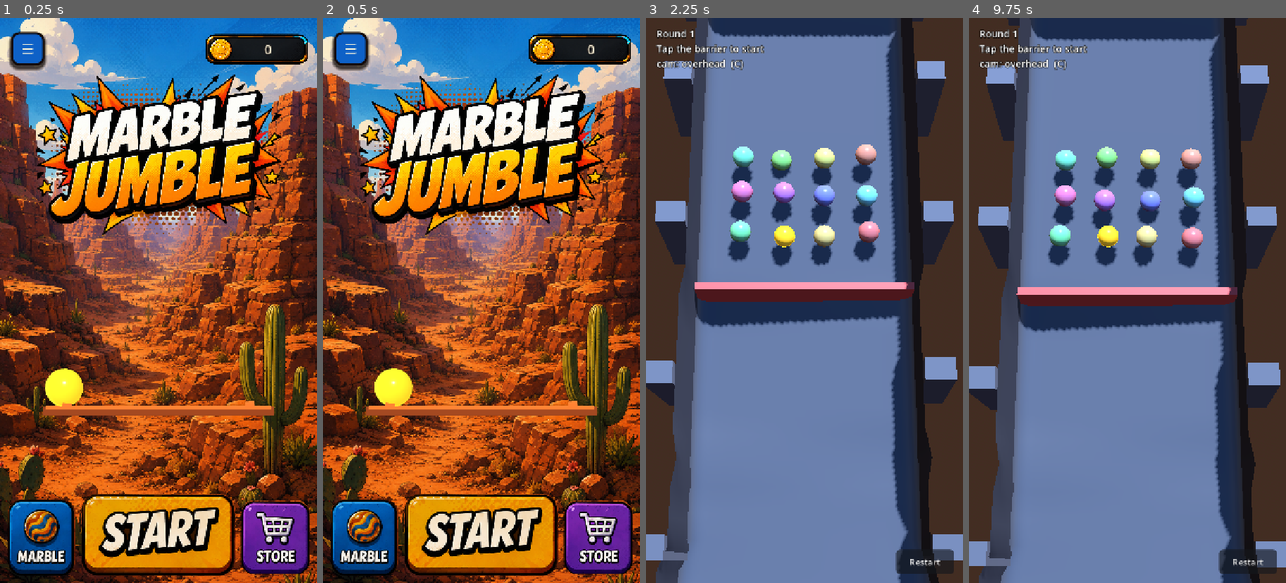
Above: before the commit, frames 1-4 (left to right).
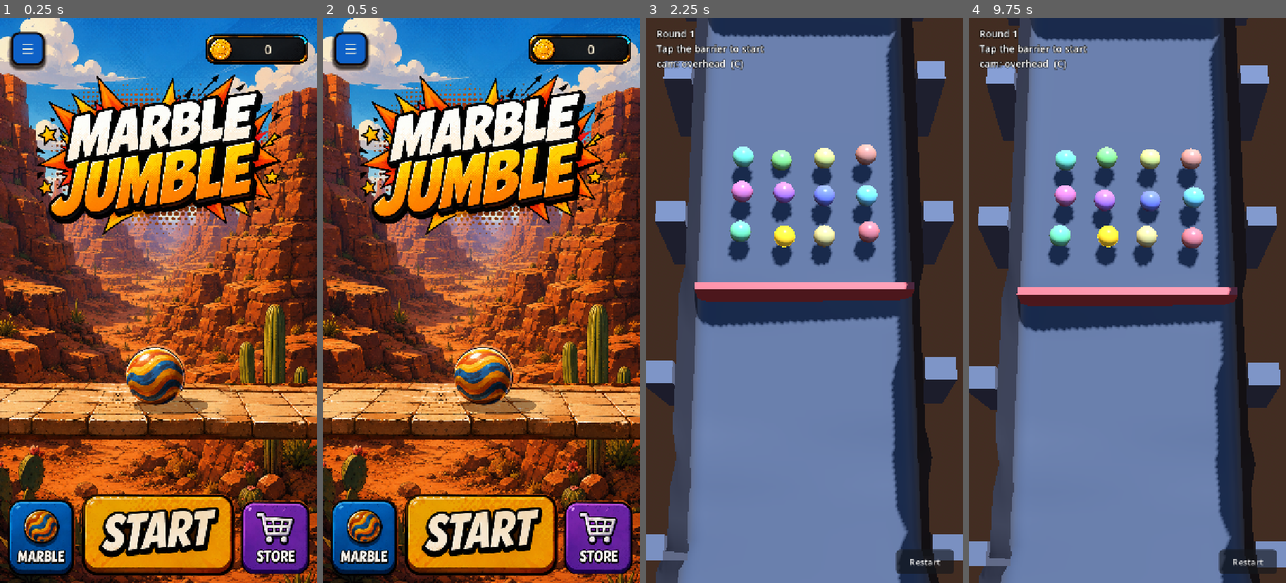
Above: after the commit, the same moments.

Repository: Arjan-N/marble-jumble
Game: Godot game, scene res://scenes/home.tscn
Two runs of this game, one before a commit and one after it. Both use one fixed random seed, a clock stepped at 60 frames per second and the inputs below.
Inputs (mouse positions are in pixels of both pictures, inside the frame that each line leads up to):
- Up to frame 1 (0.25 s): no input
- Up to frame 2 (0.5 s): no input
- Up to frame 3 (2.25 s): click (804, 532) at 0.5 s; click "Restart" at 1.25 s; click "Restart" at 2 s
- Up to frame 4 (9.75 s): click "Restart" at 2.75 s; tap Enter at 3.5 s; move the mouse to (1197, 272) at 3.52 s; tap R every 1.5 s from 3.6 to 9.6 s; click (1197, 272) at 3.67 s; drag from (1064, 328) to (1111, 413) at 4.27 s; move the mouse to (1159, 176) at 5.02 s; click (1159, 176) at 5.17 s; drag from (1111, 413) to (1032, 215) at 5.77 s; move the mouse to (1222, 385) at 6.52 s; click (1222, 385) at 6.67 s; drag from (1032, 215) to (1079, 159) at 7.27 s; move the mouse to (1143, 300) at 8.02 s; click (1143, 300) at 8.17 s; drag from (1079, 159) to (1064, 328) at 8.77 s; move the mouse to (1197, 272) at 9.52 s; click (1197, 272) at 9.67 s

The runs differ from the first frame. In frame 1, 10% of the frame differs, in the area x 0-100%, y 57-75%; in frame 2, 10%; in frame 3, less than 0.1%; in frame 4, less than 0.1%.

Commit message:
Replace home marble and play surface
The green sphere and the thin orange rail on Home were placeholders. Both are
now the artwork from the home mock-up.

Neither piece existed as a standalone asset — the only marble artwork in the
repository was the one baked into the MARBLE nav button, at a third of the
resolution — so tools/extract_home_art.gd cuts them out of
docs/ui-reference/home.png, the same route home_background.png took. The
mock-up bakes the marble and its cast shadow onto the platform, so the strip
is repaired by reflecting the clean stone beside it back across the gap.

The mock-up shares the project's 9:16 aspect, so its own pixel measurements
carry straight over as fractions of the screen: the platform spans the full
width across the lower middle, the marble rests roughly centred on it, and the
nav row keeps a clear gap below.

Only the presentation changed. Marble, the RigidBody3D the race actually
simulates, is untouched, and Home no longer instantiates one just to borrow its
material. HomeMarble is a sprite the equipped skin selects, so customisation
stays a lookup rather than reaching into the marble itself.

Co-Authored-By: Claude Opus 5 <noreply@anthropic.com>

Diff:
--- a/scripts/ui/home_marble.gd
+++ b/scripts/ui/home_marble.gd
@@ -1,64 +1,129 @@
 class_name HomeMarble
 extends Node2D
 
-## The home screen's hero: a single marble rolling across the foreground strip,
-## purely for presentation — no physics body, no relation to `Marble`. Drawn
-## the same procedural way as `ComicPopup` and `SoundSynth`, since Phase 0 has
-## no art pipeline to add a sprite through (see UI_VISUAL_REFERENCES.md, Home).
+## The home screen's hero marble: the player's own marble, presented.
+##
+## This node is the *visual representation* only. It carries no physics and no
+## race behaviour — the simulation marble is `Marble` (a `RigidBody3D`), which
+## this screen never instantiates and never modifies. Keeping the two apart is
+## what lets the marble be customised: a skin picks what is drawn here and the
+## colour handed to `Marble`, and nothing else.
+##
+## The artwork is `marble_player.png`, cut from the home mock-up by
+## `tools/extract_home_art.gd`. It is a painted, glossy, striped ball, so it is
+## drawn as a sprite rather than rebuilt from primitives.
 ##
 ## Rotation is tied to horizontal speed (angle = distance / radius) rather than
 ## a fixed spin rate, so it reads as rolling rather than just spinning in
 ## place — the same physical honesty the race itself insists on.
 
-const RADIUS := 34.0
-const SPEED := 70.0 ## px/s across the design-space (720-wide) track.
+const DEFAULT_TEXTURE := preload("res://assets/ui/marble_player.png")
 
-var _colour: Color
-var _track_left: float
-var _track_right: float
+## One painted marble per skin id. Only the default marble has been painted so
+## far — `PlayerProfile.SKINS` still describes the rest as flat colours, which
+## is a placeholder economy, not art — so every skin falls back to it. A new
+## skin drops in as `id: preload(...)` and needs no other change here.
+##
+## Multiplying the painted artwork by a flat skin colour was tried and dropped:
+## it turns the stripes and the gloss into a single muddy wash, which is the
+## look this artwork replaced.
+const SKIN_TEXTURES := {
+	0: DEFAULT_TEXTURE,
+}
+
+## The painted ball's radius as a fraction of the texture's half-width. The cut
+## leaves a few pixels of transparent padding so the dark outline is never
+## clipped; the shadow and the roll both need the ball, not the padding.
+const BALL_FRACTION := 178.0 / 187.0
+
+const SPEED := 46.0 ## px/s across the design-space (720-wide) surface.
+
+var _radius := 68.0
+var _left := 0.0
+var _right := 0.0
+var _sprite: Sprite2D
 var _distance := 0.0
-## The marble's own spin, kept separate from the node's `rotation` — the node
+## Where the roll started, so the marble faces the way the mock-up paints it
+## when it is at rest rather than at some arbitrary angle.
+var _rest_distance := 0.0
+## The ball's own spin, kept separate from the node's `rotation` — the node
 ## only moves horizontally, and spinning it would carry the flat ground shadow
 ## around with it.
 var _spin := 0.0
 
 
-static func create(colour: Color, track_left: float, track_right: float) -> HomeMarble:
+static func create(radius: float, skin_id: int) -> HomeMarble:
 	var marble := HomeMarble.new()
-	marble._colour = colour
-	marble._track_left = track_left
-	marble._track_right = track_right
+	marble._radius = radius
+	marble._build()
+	marble.set_skin(skin_id)
 	return marble
 
 
-## Called when the screen resizes, since the track spans its width.
-func set_track(track_left: float, track_right: float) -> void:
-	_track_left = track_left
-	_track_right = track_right
+func _build() -> void:
+	_sprite = Sprite2D.new()
+	_sprite.texture = DEFAULT_TEXTURE
+	_sprite.texture_filter = CanvasItem.TEXTURE_FILTER_LINEAR
+	add_child(_sprite)
+	set_radius(_radius)
+
+
+## Re-scales the sprite to a new on-screen radius (the viewport is stretched
+## to the device, so this changes with the screen). The sprite is scaled from
+## the painted ball rather than the padded texture, so `_radius` is always the
+## radius of what is actually on screen.
+func set_radius(radius: float) -> void:
+	_radius = radius
+	var painted := (_sprite.texture.get_width() * 0.5) * BALL_FRACTION
+	_sprite.scale = Vector2.ONE * (radius / painted)
+	queue_redraw()
+
+
+## Called when the screen resizes, since the surface spans its width.
+func set_travel(left: float, right: float) -> void:
+	_left = left
+	_right = right
+
+
+## Places the marble where the mock-up rests it — roughly centred on the play
+## surface — and starts the roll from there rather than from one end.
+func rest_at(x: float) -> void:
+	_distance = clampf(x, _left, _right) - _left
+	_rest_distance = _distance
+	position.x = _left + _distance
+
+
+## Shows the artwork the equipped skin is painted as.
+func set_skin(skin_id: int) -> void:
+	_sprite.texture = SKIN_TEXTURES.get(skin_id, DEFAULT_TEXTURE)
+	set_radius(_radius)
 
 
 func _process(delta: float) -> void:
+	var span := _right - _left
+	if span <= 0.0:
+		return
 	_distance += SPEED * delta
-	var span := _track_right - _track_left
-	var x := _track_left + fmod(_distance, span)
-	position.x = x
-	_spin = -_distance / RADIUS
+	# A triangle wave, so the marble rolls back rather than jumping to the far
+	# end when it runs out of surface.
+	var swept := fmod(_distance, span * 2.0)
+	var offset := swept if swept <= span else span * 2.0 - swept
+	position.x = _left + offset
+	# Measured from the resting spot, so the painted gloss sits where the
+	# mock-up puts it when the marble is where the mock-up puts it.
+	_spin = (offset - _rest_distance) / _radius
+	_sprite.rotation = _spin
 	queue_redraw()
 
 
 func _draw() -> void:
-	# Contact shadow, flat on the ground — drawn with no rotation applied.
+	# Contact shadow, flat on the surface and thrown to the right by the same
+	# low sun the mock-up's artwork is lit by. Drawn here rather than baked into
+	# the play surface so it travels with the marble.
 	# CanvasItem's own draw_ellipse takes a centre and two radii, not a Rect2.
-	var shadow_centre := Vector2(0.0, RADIUS * 0.9)
-	draw_ellipse(shadow_centre, RADIUS * 0.9, RADIUS * 0.25, Color(0.0, 0.0, 0.0, 0.28))
-
-	draw_circle(Vector2.ZERO, RADIUS, _colour)
-	# Thick dark rim, per the shared comic-book visual language (thick outlines,
-	# strong silhouettes) rather than a soft anti-aliased edge.
-	draw_arc(Vector2.ZERO, RADIUS - 1.5, 0.0, TAU, 48, Color(0.05, 0.04, 0.05), 3.0, true)
-
-	# A single bright highlight, orbiting with the marble's own spin, so the
-	# roll — and the customisation the design doc asks be "immediately
-	# apparent" — actually reads at a glance rather than as a flat disc.
-	var highlight_offset := Vector2(-RADIUS * 0.35, -RADIUS * 0.4).rotated(_spin)
-	draw_circle(highlight_offset, RADIUS * 0.28, Color(1.0, 1.0, 1.0, 0.55))
+	draw_ellipse(
+		Vector2(_radius * 0.50, _radius * 1.02),
+		_radius * 1.25,
+		_radius * 0.30,
+		Color(0.13, 0.05, 0.02, 0.40)
+	)
--- a/scripts/ui/home_marble_3d.gd
+++ /dev/null
@@ -1,163 +0,0 @@
-class_name HomeMarble3D
-extends Node3D
-
-## Home-only presentation layer for the player's marble.
-## The visual mesh/material is sourced from the same Marble implementation used
-## by the race; Home never changes the race physics or camera.
-
-const RACE_RADIUS := 0.45
-const DISPLAY_SCALE := 1.72
-const DISPLAY_RADIUS := RACE_RADIUS * DISPLAY_SCALE
-const TRACK_Y := 0.0
-const MARBLE_Y := DISPLAY_RADIUS + 0.035
-const TRACK_LEFT := -3.85
-const TRACK_RIGHT := 3.85
-const CRUISE_SPEED := 1.15
-const ACCELERATION := 2.8
-const END_BRAKE_DISTANCE := 1.0
-
-var _marble_visual: MeshInstance3D
-var _marble_material: StandardMaterial3D
-var _shadow: MeshInstance3D
-var _velocity := 0.0
-var _direction := 1.0
-var _phase := 0.0
-
-static func create(colour: Color) -> HomeMarble3D:
-	var root := HomeMarble3D.new()
-	root._build(colour)
-	return root
-
-func _ready() -> void:
-	if _marble_visual == null:
-		_build(Color(0.95, 0.35, 0.12))
-
-func _build(colour: Color) -> void:
-	_build_track()
-	_build_player_marble(colour)
-	_build_shadow()
-
-func _build_track() -> void:
-	# A shallow chunky foreground platform. The Canyon artwork remains the main
-	# environment; this simply gives the marble a physical place to roll.
-	var base := MeshInstance3D.new()
-	var base_mesh := BoxMesh.new()
-	base_mesh.size = Vector3(9.25, 0.24, 1.55)
-	base.mesh = base_mesh
-	var base_mat := StandardMaterial3D.new()
-	base_mat.albedo_color = Color("#7c3d1e")
-	base_mat.roughness = 0.92
-	base.material_override = base_mat
-	base.position = Vector3(0.0, TRACK_Y - 0.12, 0.0)
-	add_child(base)
-
-	var top := MeshInstance3D.new()
-	var top_mesh := BoxMesh.new()
-	top_mesh.size = Vector3(9.0, 0.10, 1.25)
-	top.mesh = top_mesh
-	var top_mat := StandardMaterial3D.new()
-	top_mat.albedo_color = Color("#c87536")
-	top_mat.roughness = 0.88
-	top.material_override = top_mat
-	top.position = Vector3(0.0, TRACK_Y + 0.02, 0.0)
-	add_child(top)
-
-	# Tiny lifted lips make the ends read as a physical U-like turnaround while
-	# remaining cheap enough for low-end Android.
-	for x in [TRACK_LEFT + 0.20, TRACK_RIGHT - 0.20]:
-		var lip := MeshInstance3D.new()
-		var lip_mesh := BoxMesh.new()
-		lip_mesh.size = Vector3(0.38, 0.22, 1.18)
-		lip.mesh = lip_mesh
-		lip.position = Vector3(x, TRACK_Y + 0.13, 0.0)
-		lip.rotation.z = 0.10 * (-_direction if x < 0.0 else _direction)
-		lip.material_override = top_mat
-		add_child(lip)
-
-func _build_player_marble(colour: Color) -> void:
-	# Reuse the actual race Marble material construction rather than maintaining
-	# a second home-specific look. A temporary race marble is used only to obtain
-	# its authored mesh/material; no physics body is kept alive on Home.
-	var source := Marble.create(0, MarbleTuning.new(), colour, true, "Home")
-	for child in source.get_children():
-		if child is MeshInstance3D:
-			var mesh := child as MeshInstance3D
-			if mesh.mesh is SphereMesh:
-				_marble_visual = MeshInstance3D.new()
-				_marble_visual.mesh = mesh.mesh
-				_marble_material = mesh.get_active_material(0)
-				if _marble_material != null:
-					_marble_material = _marble_material.duplicate()
-				_marble_visual.material_override = _marble_material
-				break
-	source.queue_free()
-
-	if _marble_visual == null:
-		_marble_visual = MeshInstance3D.new()
-		var fallback := SphereMesh.new()
-		fallback.radius = RACE_RADIUS
-		fallback.height = RACE_RADIUS * 2.0
-		fallback.radial_segments = 20
-		fallback.rings = 10
-		_marble_visual.mesh = fallback
-		_marble_material = StandardMaterial3D.new()
-		_marble_material.albedo_color = colour
-		_marble_material.roughness = 0.25
-		_marble_material.rim_enabled = true
-		_marble_material.rim = 0.9
-		_marble_material.rim_tint = 0.35
-		_marble_visual.material_override = _marble_material
-
-	_marble_visual.scale = Vector3.ONE * DISPLAY_SCALE
-	_marble_visual.position = Vector3(TRACK_LEFT, MARBLE_Y, 0.0)
-	add_child(_marble_visual)
-
-func _build_shadow() -> void:
-	_shadow = MeshInstance3D.new()
-	var shadow_mesh := QuadMesh.new()
-	shadow_mesh.size = Vector2(1.65, 0.50)
-	_shadow.mesh = shadow_mesh
-	var shadow_mat := StandardMaterial3D.new()
-	shadow_mat.shading_mode = BaseMaterial3D.SHADING_MODE_UNSHADED
-	shadow_mat.transparency = BaseMaterial3D.TRANSPARENCY_ALPHA
-	shadow_mat.albedo_color = Color(0.08, 0.025, 0.01, 0.30)
-	_shadow.material_override = shadow_mat
-	_shadow.position = Vector3(TRACK_LEFT, TRACK_Y + 0.045, 0.38)
-	_shadow.rotation_degrees = Vector3(-90.0, 0.0, 0.0)
-	add_child(_shadow)
-
-func set_colour(colour: Color) -> void:
-	if _marble_material != null:
-		_marble_material.albedo_color = colour
-
-func _process(delta: float) -> void:
-	if _marble_visual == null:
-		return
-
-	# Smoothly accelerate and brake near each end instead of hitting a hard
-	# position clamp. The slight vertical lift at the ends sells the turnaround.
-	var distance_to_end := (TRACK_RIGHT - _marble_visual.position.x) if _direction > 0.0 else (_marble_visual.position.x - TRACK_LEFT)
-	var target_speed := CRUISE_SPEED
-	if distance_to_end < END_BRAKE_DISTANCE:
-		target_speed *= smoothstep(0.0, END_BRAKE_DISTANCE, distance_to_end)
-
-	_velocity = move_toward(_velocity, target_speed * _direction, ACCELERATION * delta)
-	_marble_visual.position.x += _velocity * delta
-
-	if _marble_visual.position.x >= TRACK_RIGHT:
-		_marble_visual.position.x = TRACK_RIGHT
-		_direction = -1.0
-		_velocity = 0.0
-	elif _marble_visual.position.x <= TRACK_LEFT:
-		_marble_visual.position.x = TRACK_LEFT
-		_direction = 1.0
-		_velocity = 0.0
-
-	_phase += delta * 2.2
-	var end_factor := clampf(1.0 - distance_to_end / END_BRAKE_DISTANCE, 0.0, 1.0)
-	_marble_visual.position.y = MARBLE_Y + sin(_phase) * 0.018 + end_factor * 0.035
-	_marble_visual.rotate_z(-(_velocity * delta) / DISPLAY_RADIUS)
-
-	if _shadow != null:
-		_shadow.position.x = _marble_visual.position.x
-		_shadow.scale.x = 1.0 + end_factor * 0.10
--- /dev/null
+++ b/scripts/ui/home_play_surface.gd
@@ -0,0 +1,37 @@
+class_name HomePlaySurface
+extends TextureRect
+
+## The illustrated stone platform the home marble sits on.
+##
+## `play_surface.png` is cut from the home mock-up by
+## `tools/extract_home_art.gd` — see that script for why the artwork comes from
+## there. The mock-up and the project viewport share a 9:16 aspect, so the strip
+## spans the full screen width at the same proportions it was painted at and
+## needs no tiling or nine-patch.
+
+const SURFACE_TEXTURE := preload("res://assets/ui/play_surface.png")
+
+## Where the strip sat in the mock-up's 3344px-tall frame, as a fraction of the
+## screen. Everything else on this screen — the marble's resting height, the gap
+## to the nav row — is measured off these two numbers.
+const TOP := 2160.0 / 3344.0
+const BOTTOM := 2495.0 / 3344.0
+
+
+func _ready() -> void:
+	texture = SURFACE_TEXTURE
+	anchor_left = 0.0
+	anchor_right = 1.0
+	anchor_top = TOP
+	anchor_bottom = BOTTOM
+	offset_left = 0.0
+	offset_right = 0.0
+	offset_top = 0.0
+	offset_bottom = 0.0
+	# The strip's own aspect matches the box these anchors describe to within a
+	# pixel, so scaling to fill costs no visible distortion and guarantees the
+	# platform reaches both screen edges however the viewport is stretched.
+	expand_mode = TextureRect.EXPAND_IGNORE_SIZE
+	stretch_mode = TextureRect.STRETCH_SCALE
+	texture_filter = CanvasItem.TEXTURE_FILTER_LINEAR
+	mouse_filter = Control.MOUSE_FILTER_IGNORE
--- a/scripts/ui/home_screen.gd
+++ b/scripts/ui/home_screen.gd
@@ -10,14 +10,26 @@
 const STORE_BUTTON_TEXTURE := preload("res://assets/ui/buttons/store_button.png")
 const ICON_SCRIPT := preload("res://scripts/ui/home_icon.gd")
 
+# The play area is laid out from the mock-up (docs/ui-reference/home.png,
+# 1882x3344 — the same 9:16 as this viewport), so these are that image's own
+# measurements expressed as fractions of the screen.
+const MARBLE_RADIUS_FRACTION := 178.0 / 1882.0
+const MARBLE_CENTRE_Y_FRACTION := 2113.0 / 3344.0
+const MARBLE_REST_X_FRACTION := 896.0 / 1882.0
+## How far either side of its resting spot the marble rolls. The mock-up is a
+## still; the marble itself has always moved, and this keeps it doing so
+## without ever leaving the platform.
+const MARBLE_TRAVEL_FRACTION := 0.26
+const MARBLE_EDGE_MARGIN := 14.0
+
 const CREAM := Color(1.0, 0.965, 0.86)
 const INK := Color(0.075, 0.032, 0.018)
 const BLUE := Color(0.055, 0.38, 0.78)
 const TOAST_SECONDS := 1.6
 
 var _backdrop: HomeBackdrop
-var _marble_view: SubViewportContainer
-var _marble_root: HomeMarble3D
+var _play_surface: HomePlaySurface
+var _marble: HomeMarble
 var _toast: Label
 var _toast_left := 0.0
 var _coins_label: Label
@@ -29,7 +41,7 @@
 	_build_backdrop()
 	_build_top_bar()
 	_build_logo()
-	_build_marble_view()
+	_build_play_area()
 	_build_toast()
 	_build_nav()
 
@@ -110,50 +122,36 @@
 	logo.mouse_filter = Control.MOUSE_FILTER_IGNORE
 	add_child(logo)
 
-func _build_marble_view() -> void:
-	_marble_view = SubViewportContainer.new()
-	_marble_view.anchor_left = 0.035
-	_marble_view.anchor_right = 0.965
-	_marble_view.anchor_top = 0.535
-	_marble_view.anchor_bottom = 0.775
-	_marble_view.mouse_filter = Control.MOUSE_FILTER_IGNORE
-	_marble_view.stretch = true
-	add_child(_marble_view)
-
-	var viewport := SubViewport.new()
-	viewport.transparent_bg = true
-	viewport.handle_input_locally = false
-	viewport.render_target_update_mode = SubViewport.UPDATE_ALWAYS
-	viewport.msaa_3d = Viewport.MSAA_2X
-	_marble_view.add_child(viewport)
-
-	var world := Node3D.new()
-	viewport.add_child(world)
-	var environment := WorldEnvironment.new()
-	var env := Environment.new()
-	env.background_mode = Environment.BG_COLOR
-	env.background_color = Color(0, 0, 0, 0)
-	env.ambient_light_source = Environment.AMBIENT_SOURCE_COLOR
-	env.ambient_light_color = Color(1.0, 0.78, 0.58)
-	env.ambient_light_energy = 0.72
-	environment.environment = env
-	world.add_child(environment)
-
-	var light := DirectionalLight3D.new()
-	light.rotation_degrees = Vector3(-32.0, -25.0, 0.0)
-	light.light_color = Color(1.0, 0.88, 0.72)
-	light.light_energy = 1.35
-	world.add_child(light)
-
-	var camera := Camera3D.new()
-	camera.projection = Camera3D.PROJECTION_ORTHOGONAL
-	camera.size = 5.4
-	camera.position = Vector3(0.0, 1.55, 10.0)
-	camera.look_at_from_position(camera.position, Vector3(0.0, 0.80, 0.0), Vector3.UP)
-	world.add_child(camera)
-	_marble_root = HomeMarble3D.create(PlayerProfile.equipped_colour())
-	world.add_child(_marble_root)
-
+func _build_play_area() -> void:
+	# The mock-up's play area, in the mock-up's own proportions: an illustrated
+	# stone platform across the lower middle of the screen with the player's
+	# marble resting on it. Both pieces of artwork and every number below come
+	# from `docs/ui-reference/home.png`, which shares this viewport's 9:16
+	# aspect, so the composition transfers directly.
+	_play_surface = HomePlaySurface.new()
+	add_child(_play_surface)
+
+	_marble = HomeMarble.create(size.x * MARBLE_RADIUS_FRACTION, PlayerProfile.equipped_skin)
+	add_child(_marble)
+	_layout_marble()
+	resized.connect(_layout_marble)
+
+## Keeps the marble on the platform at whatever size the portrait viewport ends
+## up: its resting spot and the height it sits at are fractions of the screen,
+## and its patrol stays inside the platform and well above the nav row.
+func _layout_marble() -> void:
+	if _marble == null:
+		return
+	var radius := size.x * MARBLE_RADIUS_FRACTION
+	_marble.set_radius(radius)
+	_marble.position.y = size.y * MARBLE_CENTRE_Y_FRACTION
+	var half_travel := size.x * MARBLE_TRAVEL_FRACTION
+	var rest := size.x * MARBLE_REST_X_FRACTION
+	_marble.set_travel(
+		maxf(rest - half_travel, radius + MARBLE_EDGE_MARGIN),
+		minf(rest + half_travel, size.x - radius - MARBLE_EDGE_MARGIN)
+	)
+	_marble.rest_at(rest)
 func _build_toast() -> void:
 	_toast = Label.new()
 	_toast.anchor_left = 0.0
--- /dev/null
+++ b/tools/extract_home_art.gd
@@ -0,0 +1,105 @@
+extends SceneTree
+
+## Cuts the player marble and the foreground play surface out of the home
+## mock-up and writes them into `assets/ui/` as shipping textures.
+##
+##     godot --path . --headless --script res://tools/extract_home_art.gd
+##
+## The mock-up is the only place either piece of artwork exists — there is no
+## standalone marble or platform asset in the repository — and promoting art
+## out of `docs/ui-reference/` is how `home_background.png` was produced too
+## (see the header of `home_backdrop.gd`). Keeping the cut in a script rather
+## than doing it by hand means the numbers below are reviewable and the
+## textures can be regenerated if the mock-up is ever revised.
+##
+## All coordinates are in the mock-up's own 1882x3344 pixel space, which shares
+## the project's 9:16 viewport aspect exactly, so everything here maps to the
+## 720x1280 design space by a single 720/1882 scale factor.
+
+const SOURCE := "res://docs/ui-reference/home.png"
+
+## The marble's dark outline, measured off the mock-up.
+const MARBLE_CENTRE := Vector2(896.0, 2113.0)
+const MARBLE_RADIUS := 178.0
+## A hair of padding so the outline is never clipped by the texture edge.
+const MARBLE_PAD := 9
+
+## The platform band: from the back edge of the top face down through the dark
+## base under the front face.
+const SURFACE_TOP := 2160
+const SURFACE_BOTTOM := 2495
+
+## The mock-up bakes the marble and its cast shadow onto the platform, so the
+## strip has to be repaired before it can be used as a surface the live marble
+## rolls along. `GAP` is the contaminated span, refilled by reflecting the clean
+## stone to its left back across it. A reflection is seamless at its own axis,
+## so the left join disappears; the right join is placed where the mock-up has a
+## mortar line, which is the one kind of hard vertical edge the stone already
+## has. Reflecting from one side only keeps the whole fill on the same stretch
+## of platform, so the tile courses and the lit front edge stay at one height —
+## reflecting each side inwards kinked them where the two met.
+const GAP_LEFT := 700
+const GAP_RIGHT := 1390
+## The reflection runs the platform edge back the way it came, so where it meets
+## the untouched stone again the edge would kink. The last stretch of the fill
+## is cross-faded into the real pixels instead, which trades a hard kink for a
+## soft one over more than a tile width.
+const GAP_FEATHER := 120.0
+
+
+func _init() -> void:
+	var source := Image.load_from_file(ProjectSettings.globalize_path(SOURCE))
+	if source == null:
+		push_error("Could not read %s" % SOURCE)
+		quit(1)
+		return
+	source.convert(Image.FORMAT_RGBA8)
+
+	_write(_cut_marble(source), "res://assets/ui/marble_player.png")
+	_write(_cut_play_surface(source), "res://assets/ui/play_surface.png")
+	quit(0)
+
+
+func _write(image: Image, path: String) -> void:
+	var error := image.save_png(ProjectSettings.globalize_path(path))
+	if error != OK:
+		push_error("Could not write %s (%d)" % [path, error])
+		quit(1)
+		return
+	print("%s  %s" % [path, image.get_size()])
+
+
+## The marble, lifted off the canyon behind it as a round cut-out with a
+## one-pixel feather so the outline stays crisp without an aliased fringe.
+func _cut_marble(source: Image) -> Image:
+	var side := int(MARBLE_RADIUS) * 2 + MARBLE_PAD * 2
+	var origin := Vector2i(MARBLE_CENTRE) - Vector2i.ONE * (side / 2)
+	var cut := source.get_region(Rect2i(origin, Vector2i(side, side)))
+	var centre := Vector2(side, side) * 0.5
+
+	for y in side:
+		for x in side:
+			var distance := Vector2(x + 0.5, y + 0.5).distance_to(centre)
+			var alpha := clampf(MARBLE_RADIUS + 0.5 - distance, 0.0, 1.0)
+			var pixel := cut.get_pixel(x, y)
+			pixel.a = alpha
+			cut.set_pixel(x, y, pixel)
+	return cut
+
+
+func _cut_play_surface(source: Image) -> Image:
+	var strip := source.get_region(
+		Rect2i(0, SURFACE_TOP, source.get_width(), SURFACE_BOTTOM - SURFACE_TOP)
+	)
+	var height := strip.get_height()
+	var patched := Image.create_empty(strip.get_width(), height, false, Image.FORMAT_RGBA8)
+	patched.blit_rect(strip, Rect2i(Vector2i.ZERO, strip.get_size()), Vector2i.ZERO)
+
+	for x in range(GAP_LEFT, GAP_RIGHT):
+		var source_x := clampi(GAP_LEFT * 2 - x, 0, strip.get_width() - 1)
+		var reflected := clampf((GAP_RIGHT - x) / GAP_FEATHER, 0.0, 1.0)
+		for y in height:
+			patched.set_pixel(
+				x, y, strip.get_pixel(x, y).lerp(strip.get_pixel(source_x, y), reflected)
+			)
+	return patched
Binary file added: assets/ui/marble_player.png
Not shown, added: assets/ui/marble_player.png.import
Binary file added: assets/ui/play_surface.png
Not shown, added: assets/ui/play_surface.png.import
Not shown, added: scripts/ui/home_play_surface.gd.uid
Not shown, added: tools/extract_home_art.gd.uid
